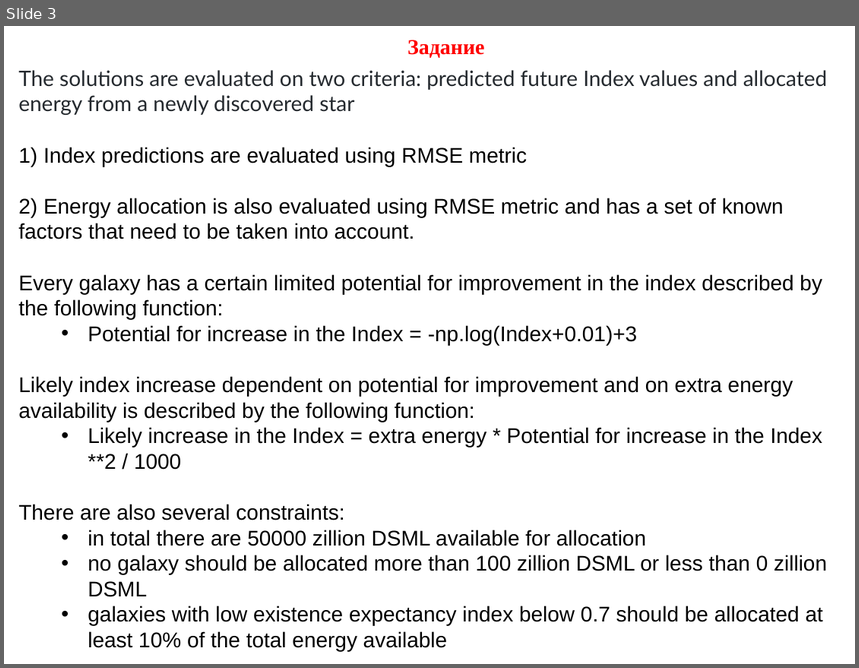
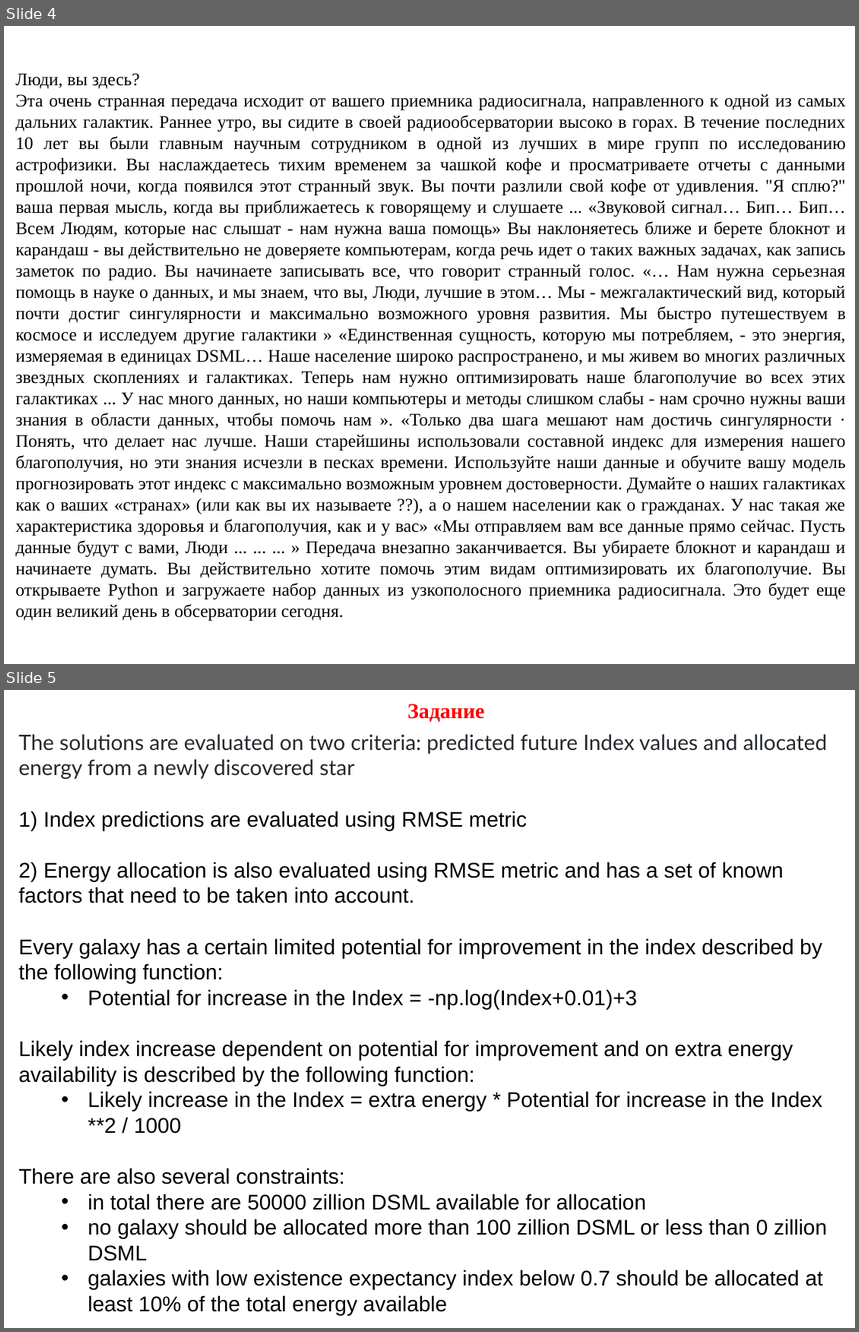
Before and after one commit to Denisiuskley/PROHACK, a slide deck: Presentation.ppt. Shown one above the other, each under a label of ours: slide 3 before the commit, slides 4 and 5 after it. The pictures are 859x668 and 859x1332 pixels, drawn with LibreOffice and Linux fonts; fonts in the diff are those of the drawing. Boxes give left, top, right and bottom in pixels: in the first picture for what was removed or moved away, otherwise in the second. Text is boxed around its words. In the diff, an @@ line names an element or a change of style, - is before the commit and + after.

```diff
--- a/Presentation.ppt
+++ b/Presentation.ppt
@@ slide 4 added at (x1=4, y1=26, x2=855, y2=664), background #FFFFFF @@
@@ text added at (x1=15, y1=73, x2=846, y2=621), 15 pt, text #000000 @@
+Люди, вы здесь?
+Эта очень странная передача исходит от вашего приемника радиосигнала, направленного к одной из самых дальних галактик. Раннее утро, вы сидите в своей радиообсерватории высоко в горах. В течение последних 10 лет вы были главным научным сотрудником в одной из лучших в мире групп по исследованию астрофизики. Вы наслаждаетесь тихим временем за чашкой кофе и просматриваете отчеты с данными прошлой ночи, когда появился этот странный звук. Вы почти разлили свой кофе от удивления. "Я сплю?" ваша первая мысль, когда вы приближаетесь к говорящему и слушаете ... «Звуковой сигнал… Бип… Бип… Всем Людям, которые нас слышат - нам нужна ваша помощь» Вы наклоняетесь ближе и берете блокнот и карандаш - вы действительно не доверяете компьютерам, когда речь идет о таких важных задачах, как запись заметок по радио. Вы начинаете записывать все, что говорит странный голос. «… Нам нужна серьезная помощь в науке о данных, и мы знаем, что вы, Люди, лучшие в этом… Мы - межгалактический вид, который почти достиг сингулярности и максимально возможного уровня развития. Мы быстро путешествуем в космосе и исследуем другие галактики » «Единственная сущность, которую мы потребляем, - это энергия, измеряемая в единицах DSML… Наше население широко распространено, и мы живем во многих различных звездных скоплениях и галактиках. Теперь нам нужно оптимизировать наше благополучие во всех этих галактиках ... У нас много данных, но наши компьютеры и методы слишком слабы - нам срочно нужны ваши знания в области данных, чтобы помочь нам ». «Только два шага мешают нам достичь сингулярности · Понять, что делает нас лучше. Наши старейшины использовали составной индекс для измерения нашего благополучия, но эти знания исчезли в песках времени. Используйте наши данные и обучите вашу модель прогнозировать этот индекс с максимально возможным уровнем достоверности. Думайте о наших галактиках как о ваших «странах» (или как вы их называете ??), а о нашем населении как о гражданах. У нас такая же характеристика здоровья и благополучия, как и у вас» «Мы отправляем вам все данные прямо сейчас. Пусть данные будут с вами, Люди ... ... ... » Передача внезапно заканчивается. Вы убираете блокнот и карандаш и начинаете думать. Вы действительно хотите помочь этим видам оптимизировать их благополучие. Вы открываете Python и загружаете набор данных из узкополосного приемника радиосигнала. Это будет еще один великий день в обсерватории сегодня.
@@ what was slide 3 is now slide 5 @@
```
Also in this commit, not shown: 1 slide changed, 3 other slides added, 1 slide removed.
